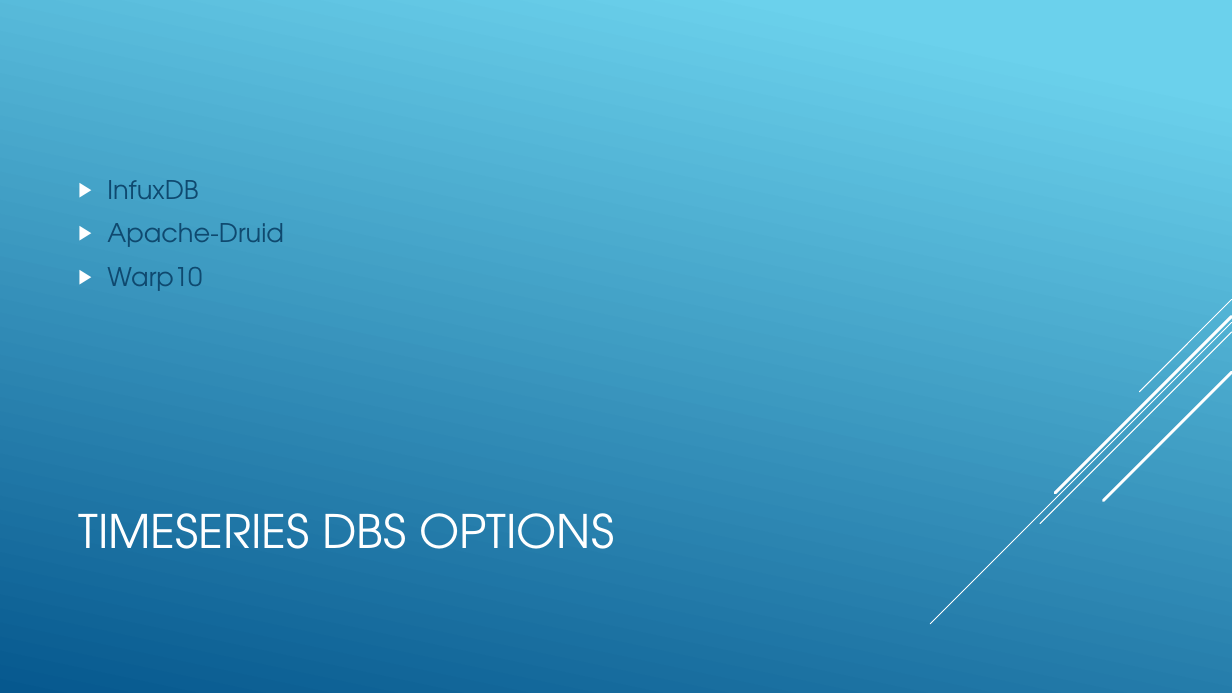
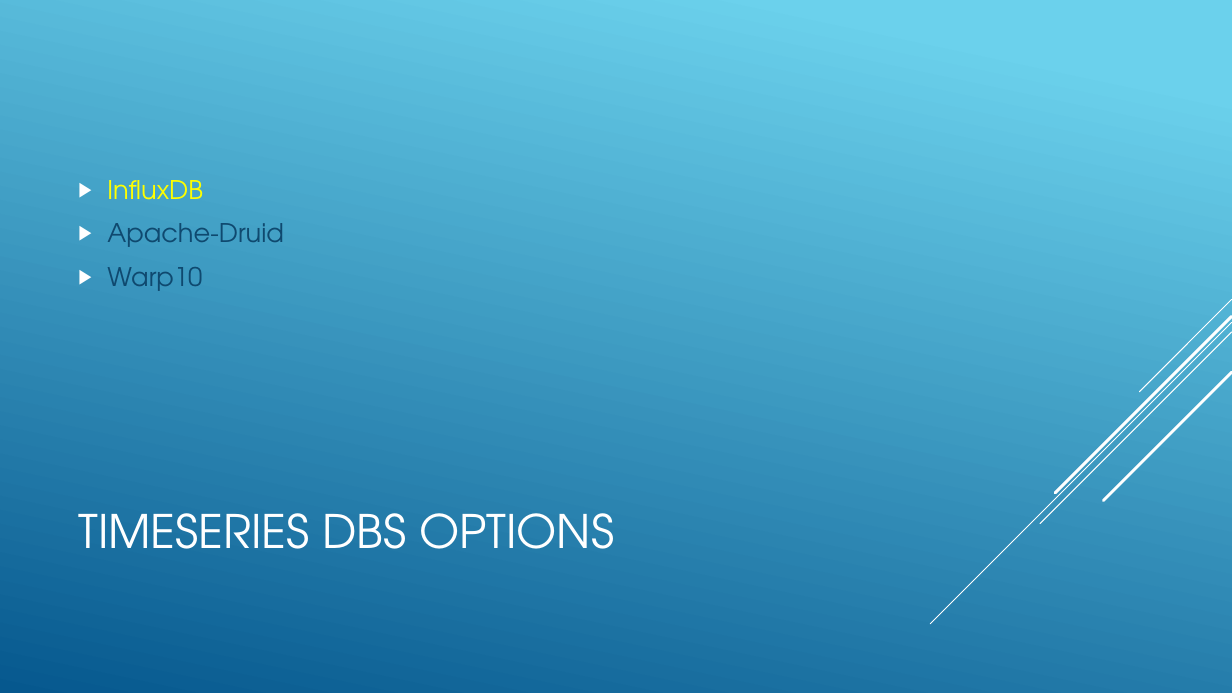
Before and after one commit to Warglaive/SaaS-MachineLearningPlatform-Research, a slide deck: slide 2 of Cost/MarginCalc.pptx. Drawn at 1232x693 pixels with LibreOffice and Linux fonts; fonts in the diff are those of the drawing. Boxes give left, top, right and bottom in pixels: in the first picture for what was removed or moved away, otherwise in the second. Text is boxed around its words. In the diff, an @@ line names an element or a change of style, - is before the commit and + after.

```diff
--- a/Cost/MarginCalc.pptx
+++ b/Cost/MarginCalc.pptx
@@ text at (107,180,203,200): text changed; text colour #0F496F to #FFFF00 @@
-▶ InfuxDB
+▶ InfluxDB
```
